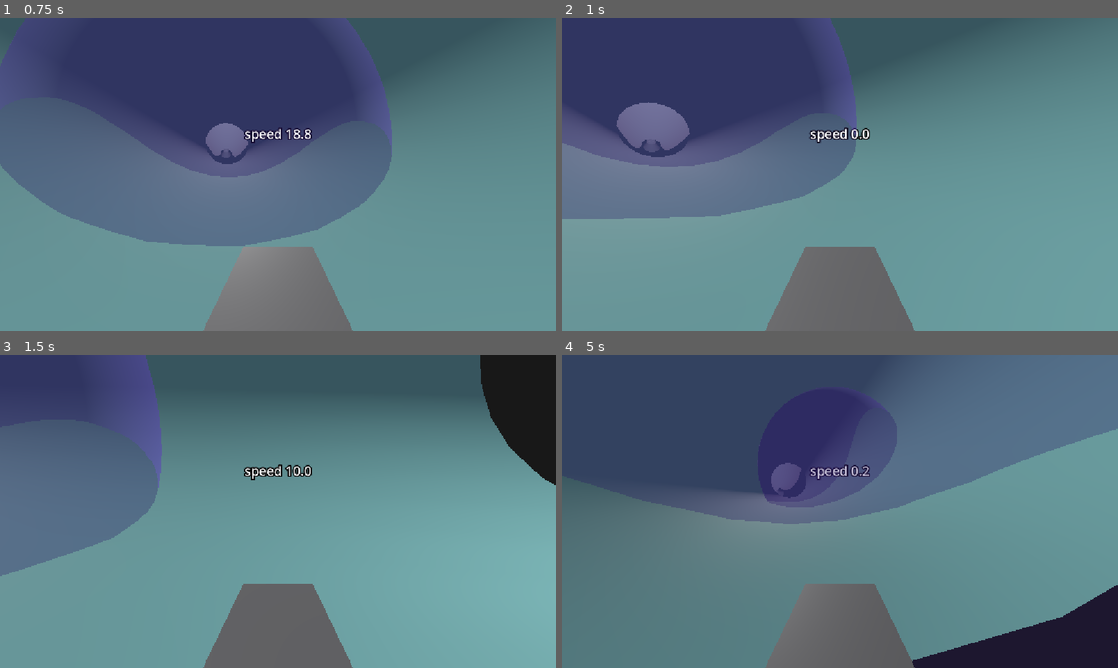
Above: before the commit, frames 1-4 (two rows, left to right).
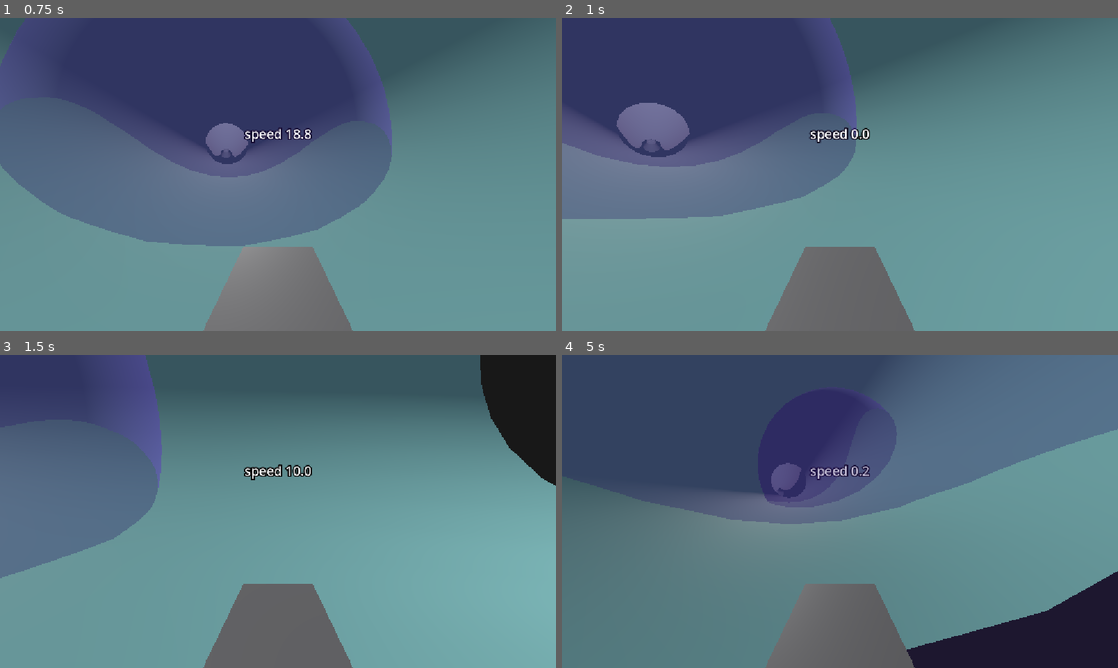
Above: after the commit, the same moments.

Repository: eternaldensity/pipe-survivor
Game: Godot game, scene res://main.tscn
The game is run twice, just before and just after one commit, with the same random seed, the same clock (stepped at 60 frames per second) and the same inputs.
Inputs:
- Up to frame 1 (0.75 s): tap Enter (ui_accept) at 0.5 s; hold Right (ui_right) from 0.53 s (still down)
- Up to frame 2 (1 s): keep holding Right (ui_right); tap Enter (ui_accept) at 0.77 s
- Up to frame 3 (1.5 s): release Right (ui_right) at 1.28 s; hold Down (ui_down) from 1.28 s (still down)
- Up to frame 4 (5 s): tap Enter (ui_accept) at 1.52, 3.02, 3.77, 4.52 s; release Down (ui_down) at 2.03 s; hold Right (ui_right) 2.03-2.78 s; hold Up (ui_up) 2.78-3.53 s; hold Left (ui_left) from 3.53 s (still down)

Frame 1 is identical in both runs. In frame 2, less than 0.1% of the frame differs, in the area x 1-53%, y 0-65%; in frame 3, 0.2%; in frame 4, 1.5%, in the area x 13-100%, y 22-98%.

Commit message:
Vehicle: increase collision safe_margin for high-speed robustness

Diff:
--- a/vehicle.gd
+++ b/vehicle.gd
@@ -29,6 +29,7 @@
 
 func _ready() -> void:
 	_camera = get_node_or_null("Camera3D")
+	safe_margin = 0.05
 	_speed_label = Label3D.new()
 	_speed_label.billboard = BaseMaterial3D.BILLBOARD_ENABLED
 	_speed_label.font_size = 32
